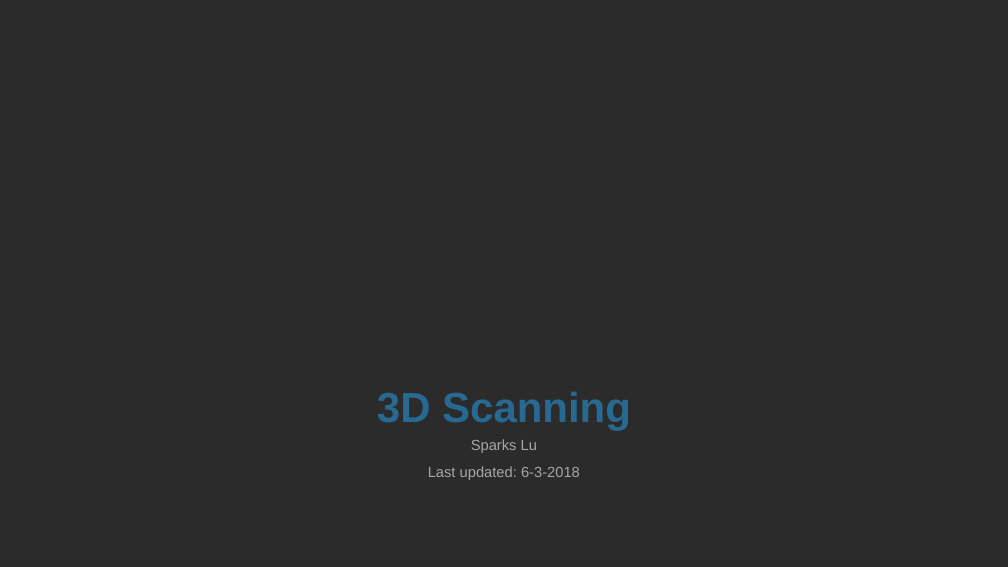
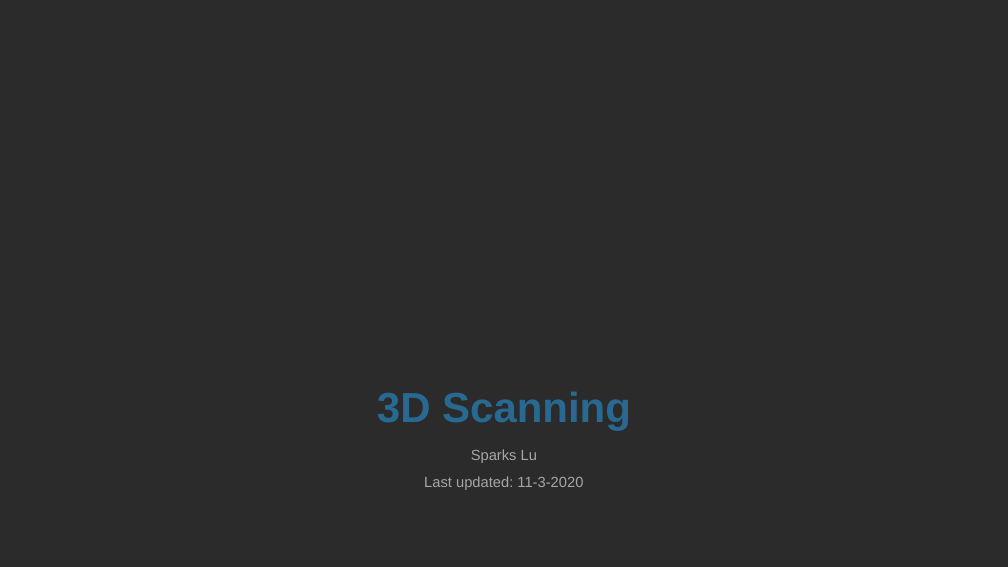
Before and after one commit to Sparks-Lu/TechNotes, a slide deck: slide 1 of 3D/3D-Scanning-Notes.pptx. Drawn at 1008x567 pixels with LibreOffice and Linux fonts; fonts in the diff are those of the drawing; background and template pictures are left out; a plain dark background stands for a picture behind light text. Boxes give left, top, right and bottom in pixels: in the first picture for what was removed or moved away, otherwise in the second. Text is boxed around its words. In the diff, an @@ line names an element or a change of style, - is before the commit and + after.

```diff
--- a/3D/3D-Scanning-Notes.pptx
+++ b/3D/3D-Scanning-Notes.pptx
@@ subtitle at bbox=[424, 476, 583, 490]: text changed @@
-Last updated: 6-3-2018
+Last updated: 11-3-2020
```
Also in this commit, not shown: 1 slide added, 1 slide removed, 11 other files.
